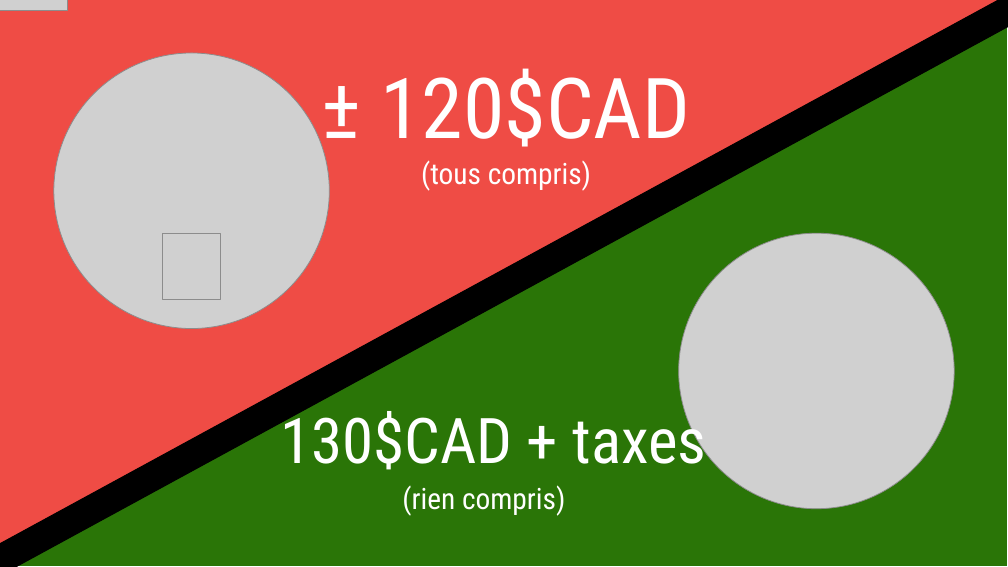
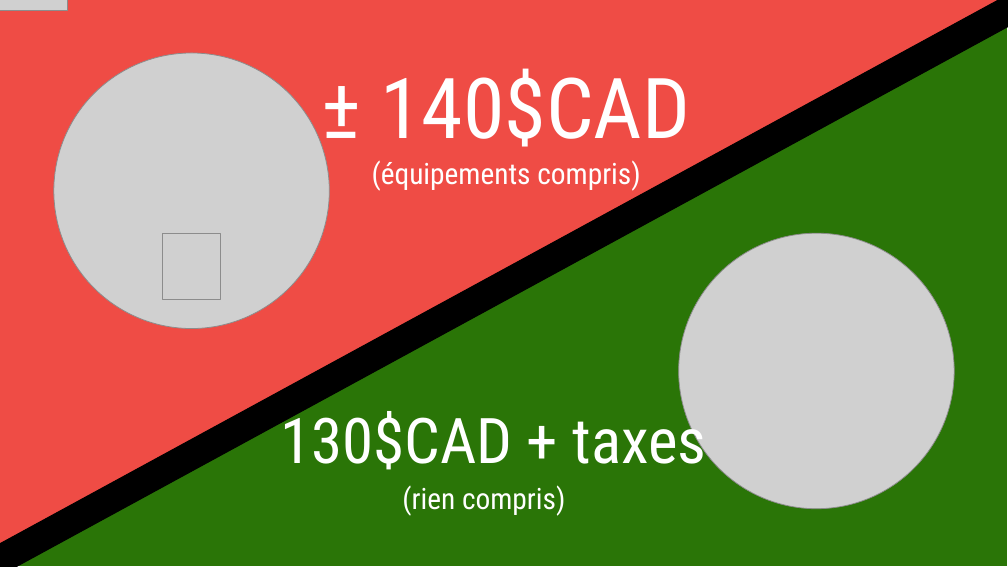
Before and after one commit to Savoie13/Manette_Adaptee, a slide deck: slide 5 of Documentation/Presentation_Projet.pptx. Drawn at 1008x567 pixels with LibreOffice and Linux fonts; fonts in the diff are those of the drawing; grey boxes stand for pictures; background and template pictures are left out. Boxes give left, top, right and bottom in pixels: in the first picture for what was removed or moved away, otherwise in the second. Text is boxed around its words. In the diff, an @@ line names an element or a change of style, - is before the commit and + after.

```diff
--- a/Documentation/Presentation_Projet.pptx
+++ b/Documentation/Presentation_Projet.pptx
@@ text at [372,68,689,191]: text changed @@
-± 120$CAD
-(tous compris)
+± 140$CAD
+(équipements compris)
```
